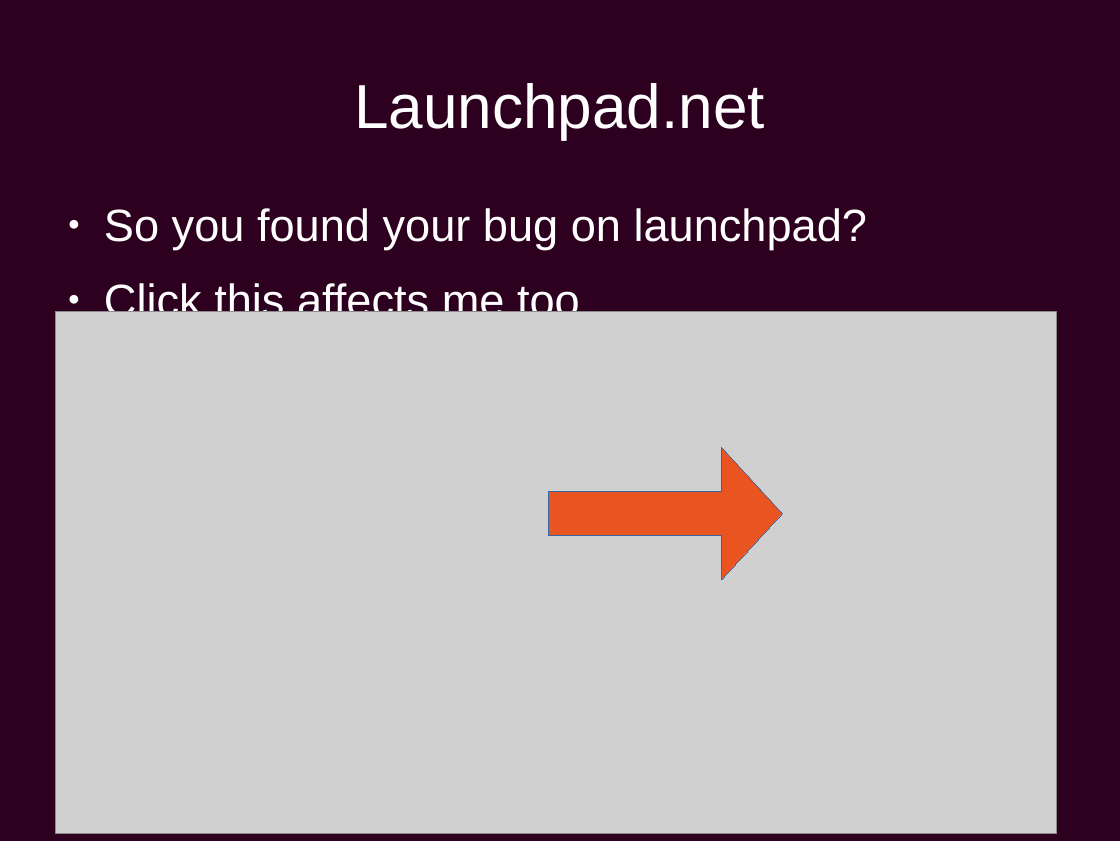
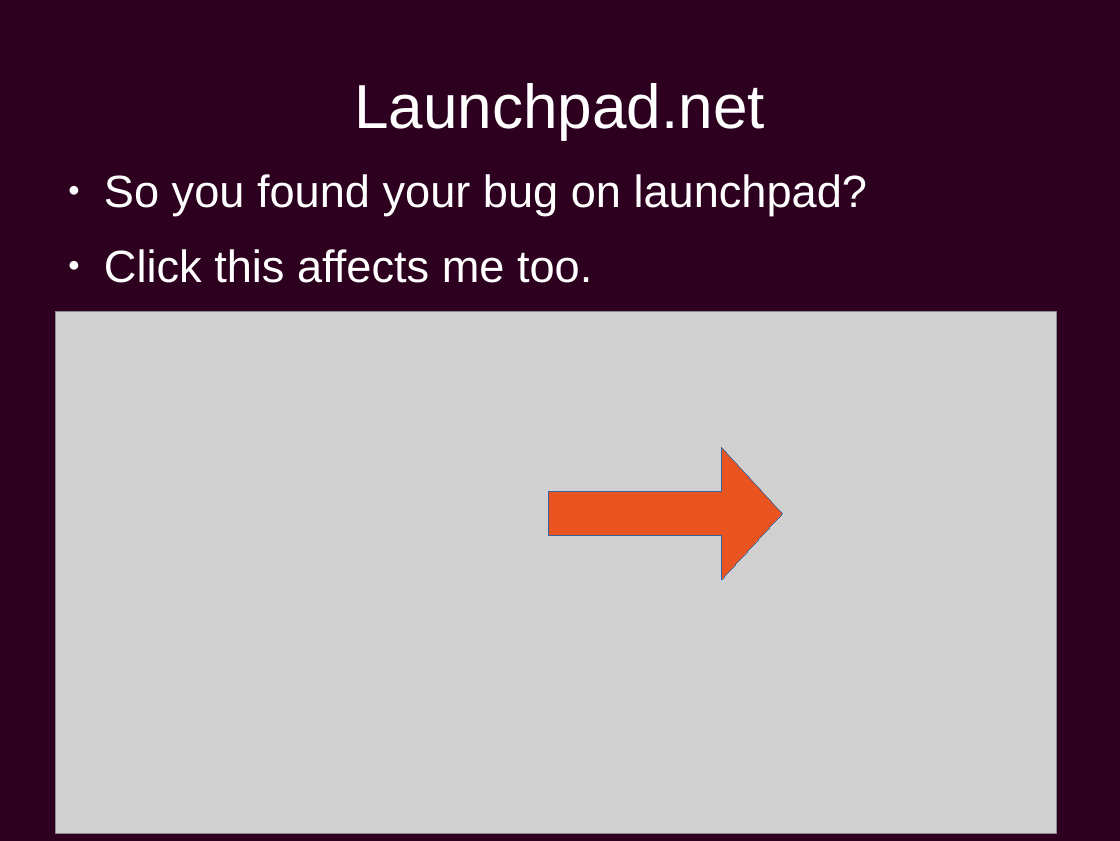
Before and after one commit to chiluk/presentations, a slide deck: slide 8 of Ubuntu Development.odp. Drawn at 1120x841 pixels with LibreOffice and Linux fonts; fonts in the diff are those of the drawing; grey boxes stand for pictures; background and template pictures are left out. Boxes give left, top, right and bottom in pixels: in the first picture for what was removed or moved away, otherwise in the second. Text is boxed around its words. In the diff, an @@ line names an element or a change of style, - is before the commit and + after.

```diff
--- a/Ubuntu Development.odp
+++ b/Ubuntu Development.odp
@@ text "So you found your bug ...": place and size @@
-text "So you found your bug ..." at bbox=[104, 208, 868, 324]
+text "So you found your bug ..." at bbox=[104, 174, 868, 283]
@@ text at bbox=[104, 249, 592, 283]: text changed @@
-● Click this affects me too
+● Click this affects me too.
```
Also in this commit, not shown: 20 other slides changed, 1 other file.
